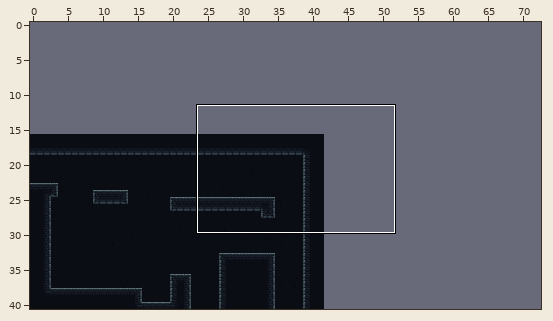
Level history. Tiled map (JSON): assets/levels/Tutorial_Level.json. The picture above shows the old version from afar; the outline marks the close-up.
Close-up. Before:
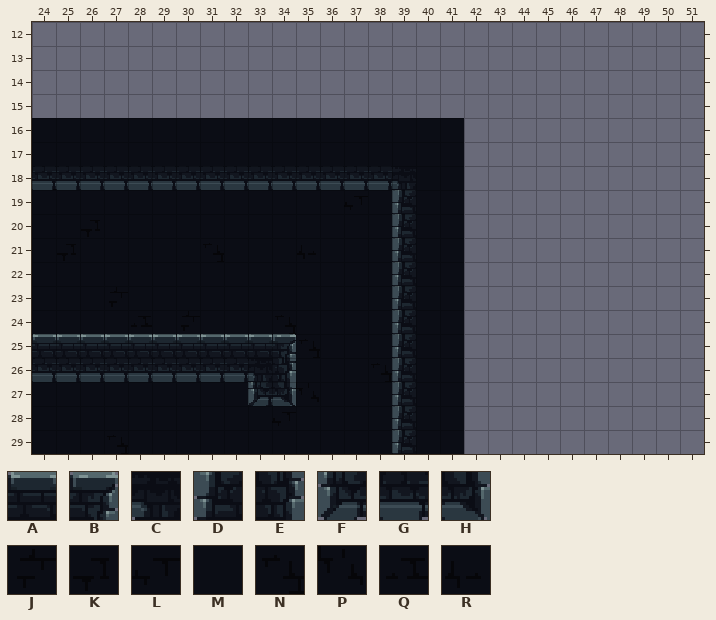
Cells are 16x16 px. Shown: x 24..51, y 12..29. The commit also changed other parts of the map, which this record leaves out. The old version is drawn lined up with the new one. Not drawn, because the pictures are missing: unchanged layer "Background_values".
Key: from "StoneBrick": A 1, B 2, C 5, D 6, E 8, F 12, G 13, H 14, J 24, K 25, L 30, M 31, N 32, P 36, Q 37, R 38.
_ is an empty cell, # one hidden under a higher layer.
Layer "Background" before, first column x 24:
12 ____________________________
13 ____________________________
14 ____________________________
15 ____________________________
16 ____________________________
17 #################___________
18 NMMMMMMMMMMMQMMM#___________
19 MMMMMMMMMMMMMLMM#___________
20 MMKMMMMMMMMMMMMM#___________
21 MKMMMMMNMMMRMMMM#___________
22 MMMMMMMMMMMMMMMM#___________
23 MMMJMMMMMMMMMMMM#___________
24 MMMMQMJMMMNMMMMM#___________
25 MMMMMMMMMMMNMMMP#___________
26 MMMMMMMMPMQMMMNM#___________
27 MMMMMMMMMMMPMMMK#___________
28 MMMMMMMMMMLMMMMM#___________
29 MMMNMMMMMMMMMMMM#___________
Layer "Platform" before, first column x 24:
12 ____________________________
13 ____________________________
14 ____________________________
15 ____________________________
16 MMMMMMMMMMMMMMMMMM__________
17 MMMMMMMMMMMMMMMMMM__________
18 GGGGGGGGGGGGGGGCMM__________
19 _______________DMM__________
20 _______________DMM__________
21 _______________DMM__________
22 _______________DMM__________
23 _______________DMM__________
24 _______________DMM__________
25 AAAAAAAAAAB____DMM__________
26 GGGGGGGGGCE____DMM__________
27 _________FH____DMM__________
28 _______________DMM__________
29 _______________DMM__________
Once edited:
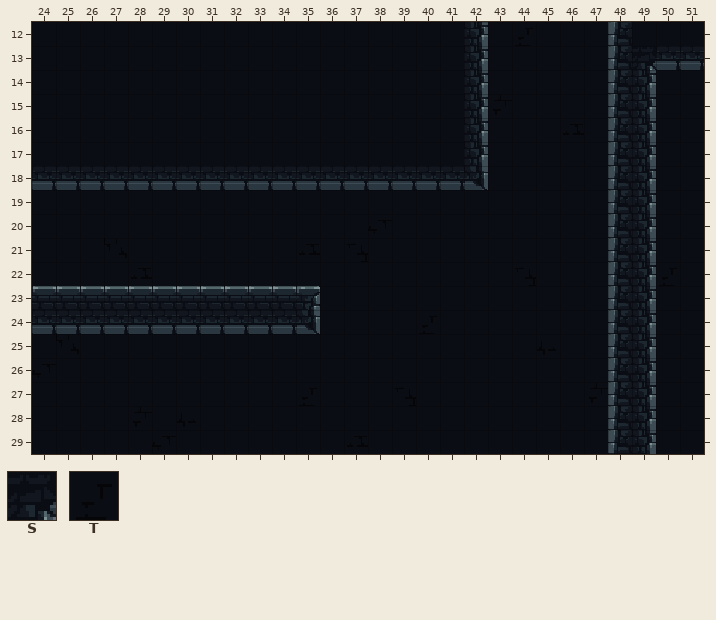
Further tiles: from "StoneBrick": S 4, T 26.
Changes in this commit:
map size 42x25 -> 73x41 cells (old content now starts at 0,16; both pictures use the new coordinates)
Layer "Background":
y 12: x 42..48 _______ -> MMTMMMM
y 13..14: x 42..51 __________ -> MMMMMMMMMM
y 15: x 42..51 __________ -> MJMMMMMMMM
y 16: x 42..51 __________ -> MMMMQMMMMM
y 17: x 42..51 __________ -> MMMMMMMMMM
y 18: x 41..51 ___________ -> MPMMMMMMMMM
y 19..21: x 42..51 __________ -> MMMMMMMMMM
y 22: x 42..51 __________ -> MMNMMMMMTM
y 23: x 27 J -> M; x 42..51 __________ -> MMMMMMMRMM
y 24: x 28 Q -> M; x 30 J -> M; x 34 N -> M; x 42..51 __________ -> MMMMMMMMMM
y 25: x 25 M -> P; x 39 P -> M; x 42..51 __________ -> MMMRMMMMMM
y 26: x 24 M -> L; x 32 P -> M; x 34 Q -> M; x 42..51 __________ -> MMMMMMMMMM
y 27: x 39 K -> N; x 42..51 __________ -> MMMMMJMMMM
y 28..29: x 42..51 __________ -> MMMMMMMMMM
Layer "Platform":
y 12: x 24..42 ___________________ -> MMMMMMMMMMMMMMMMMME; x 48..51 ____ -> DMMM
y 13: x 24..42 ___________________ -> MMMMMMMMMMMMMMMMMME; x 48..51 ____ -> DSGG
y 14..15: x 24..42 ___________________ -> MMMMMMMMMMMMMMMMMME; x 48..49 __ -> DE
y 16..17: x 42 _ -> E; x 48..49 __ -> DE
y 18: x 39..42 CMM_ -> GGGH; x 48..49 __ -> DE
y 19..22: x 39 D -> _; x 48..49 __ -> DE
y 23: x 24..35 ____________ -> AAAAAAAAAAAB; x 39 D -> _; x 48..49 __ -> DE
y 24: x 24..35 ____________ -> GGGGGGGGGGGH; x 39 D -> _; x 48..49 __ -> DE
y 25: x 24..34 AAAAAAAAAAB -> ___________; x 39 D -> _; x 48..49 __ -> DE
y 26: x 24..34 GGGGGGGGGCE -> ___________; x 39 D -> _; x 48..49 __ -> DE
y 27: x 33..34 FH -> __; x 39 D -> _; x 48..49 __ -> DE
y 28..29: x 39 D -> _; x 48..49 __ -> DE
Where, in picture pixels (left, top, right, bottom), the same in both close-ups:
changed: (32, 22, 704, 454)
